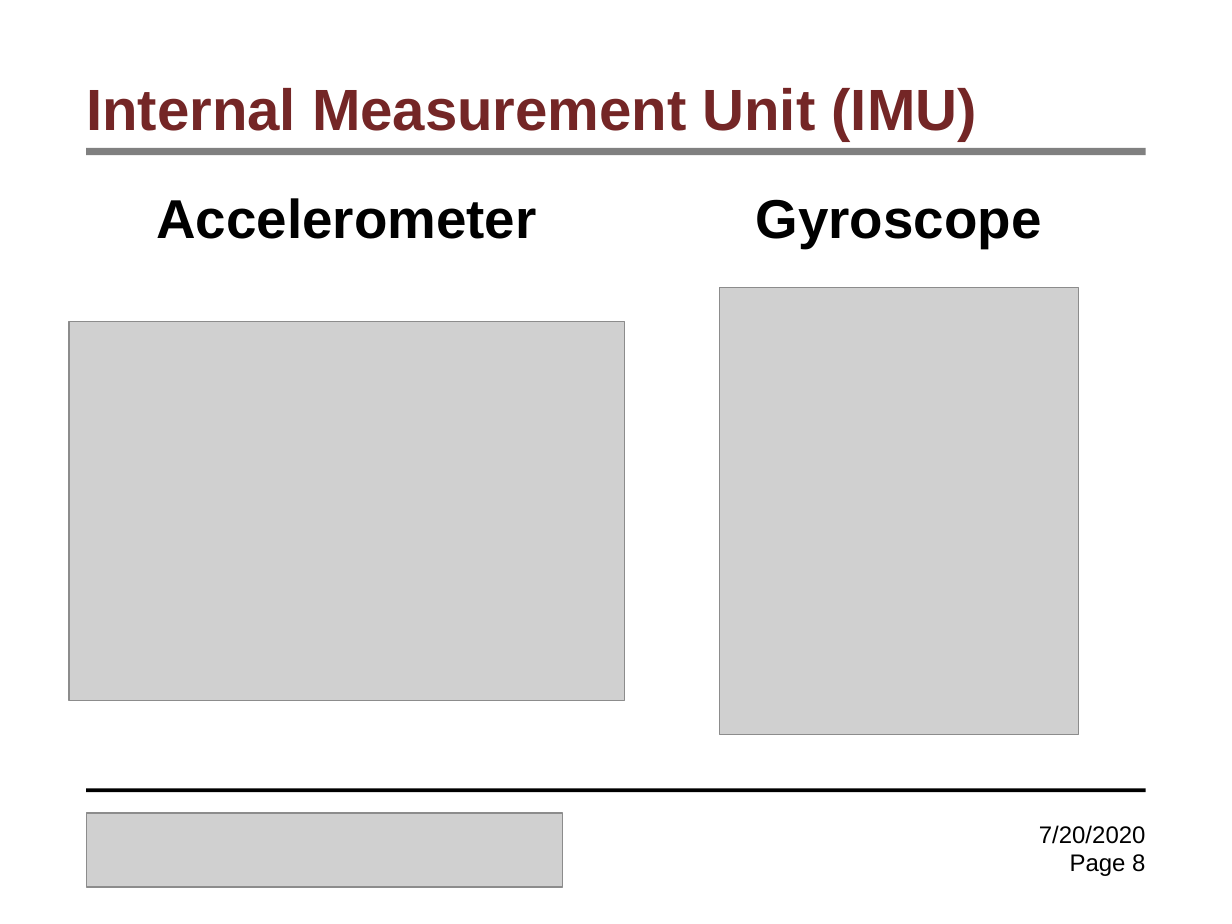
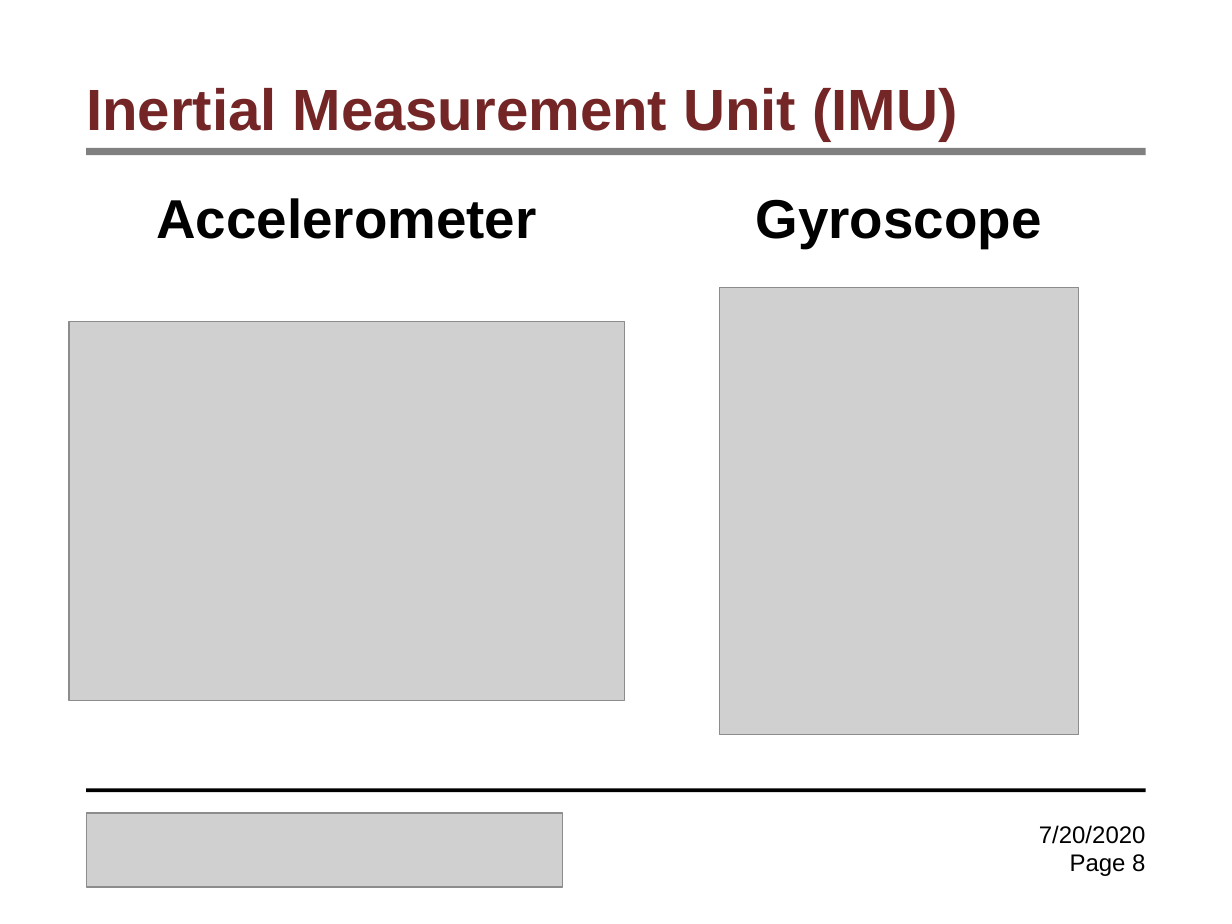
Before and after one commit to Samyak-code/Instructorfiles, a slide deck: slide 8 of lectures/Lab4.pptx. Drawn at 1232x924 pixels with LibreOffice and Linux fonts; fonts in the diff are those of the drawing; grey boxes stand for pictures. Boxes give left, top, right and bottom in pixels: in the first picture for what was removed or moved away, otherwise in the second. Text is boxed around its words. In the diff, an @@ line names an element or a change of style, - is before the commit and + after.

```diff
--- a/lectures/Lab4.pptx
+++ b/lectures/Lab4.pptx
@@ text at [86,88,957,141]: text changed @@
-Internal Measurement Unit (IMU)
+Inertial Measurement Unit (IMU)
```
Also in this commit, not shown: 6 other slides changed, 1 other file.
